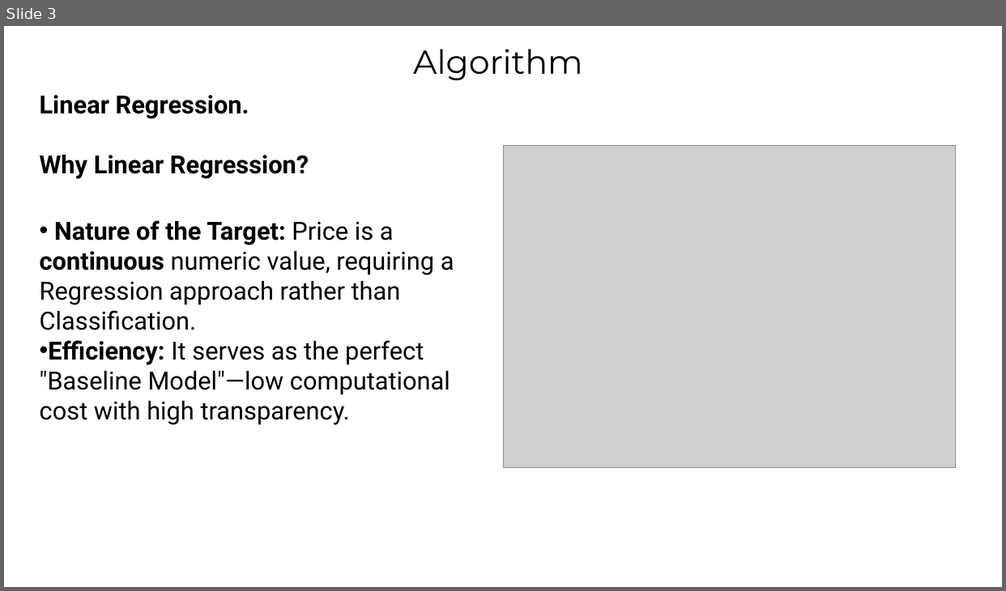
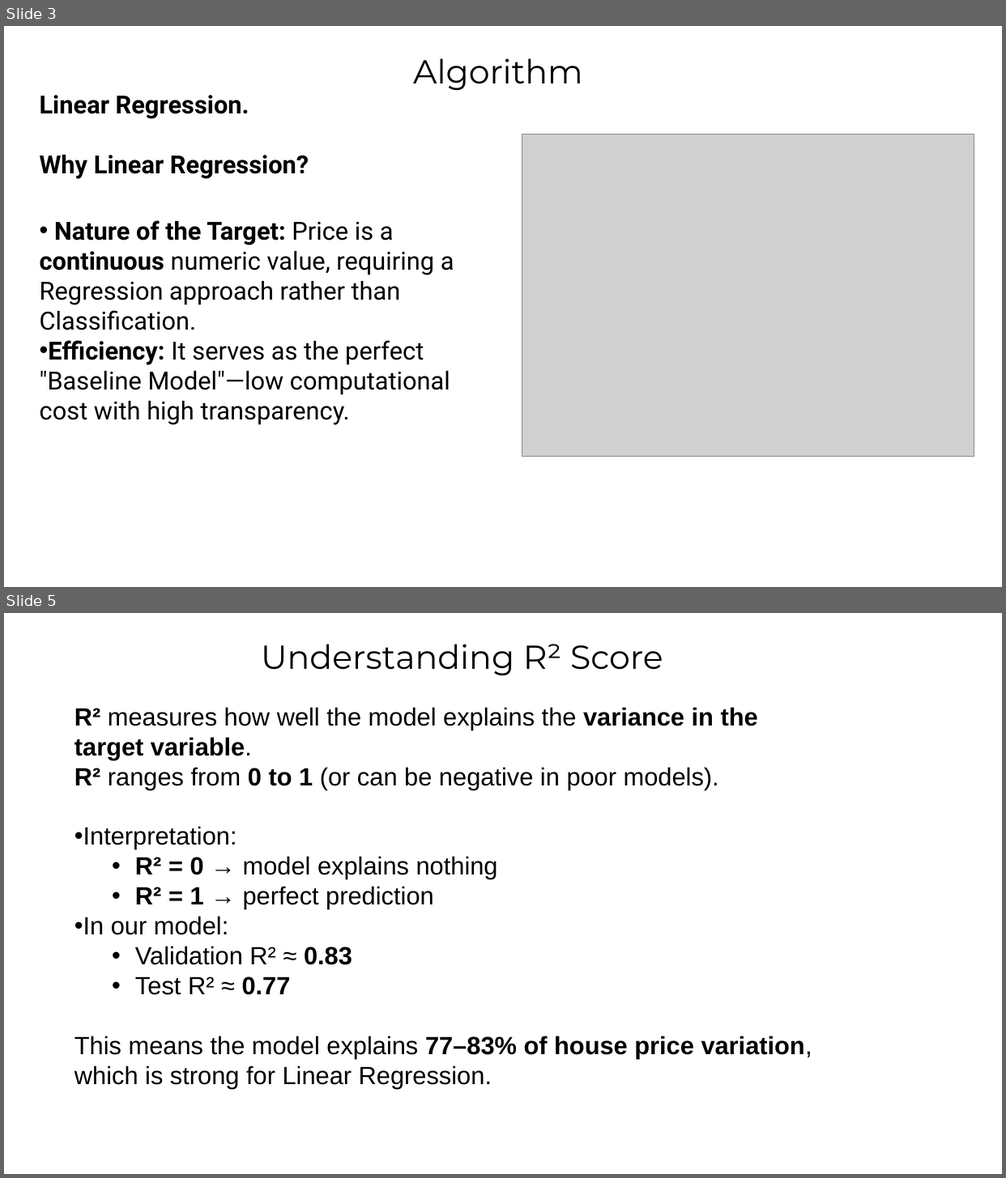
Before and after one commit to RealHaroon/Artificial-Intelligence-Labs, a slide deck: House Price Predictor/House Price Predictor.pptx. Shown one above the other, each under a label of ours: slide 3 before the commit, slides 3 and 5 after it; the slides between them are not shown. The pictures are 1006x591 and 1006x1178 pixels, drawn with LibreOffice and Linux fonts; fonts in the diff are those of the drawing; grey boxes stand for pictures. Boxes give left, top, right and bottom in pixels: in the first picture for what was removed or moved away, otherwise in the second. Text is boxed around its words. In the diff, an @@ line names an element or a change of style, - is before the commit and + after.

```diff
--- a/House Price Predictor/House Price Predictor.pptx
+++ b/House Price Predictor/House Price Predictor.pptx
@@ slide 5 added at bbox=[4, 613, 1002, 1174], background #FFFFFF @@
@@ text added at bbox=[261, 644, 663, 675], 32 pt, text #000000 @@
+Understanding R² Score
@@ text added at bbox=[74, 707, 812, 1089], 24 pt, text #000000 @@
+R² measures how well the model explains the variance in the target variable.
+R² ranges from 0 to 1 (or can be negative in poor models).
+• Interpretation:
+  • R² = 0 → model explains nothing
+  • R² = 1 → perfect prediction
+• In our model:
+  • Validation R² ≈ 0.83
+  • Test R² ≈ 0.77
+This means the model explains 77–83% of house price variation, which is strong for Linear Regression.
@@ slide 3 changed as well @@
@@ text "Algorithm": place and size @@
-text "Algorithm" at bbox=[413, 49, 583, 80]
+text "Algorithm" at bbox=[413, 58, 583, 90]
@@ picture: place and size @@
-picture at bbox=[503, 146, 957, 467]
+picture at bbox=[522, 135, 975, 456]
```
Also in this commit, not shown: 2 other slides changed, 4 other slides added, 1 slide removed, 10 other files.
